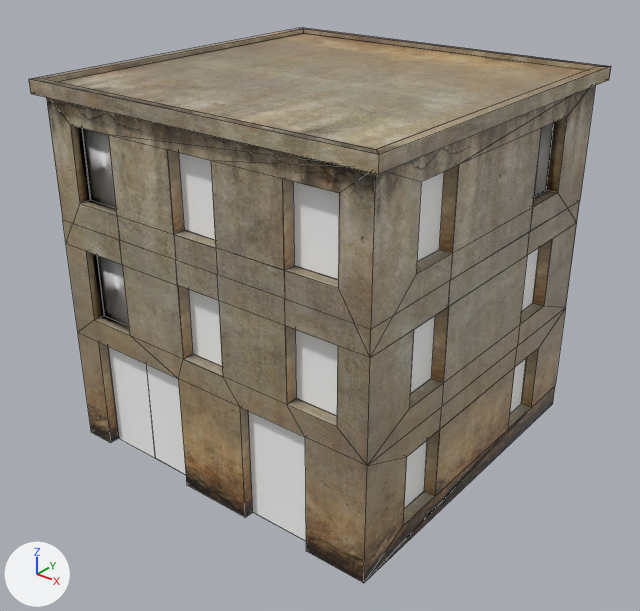
The FBX model Assets/Models/Buildings/BuildingJ_Parts.fbx as it was, and as the next commit left it.
The view is the same before and after, from a camera (50 mm lens) standing at (-10.2, -2.33, 10.66) and looking at (-20.19, 10.15, 2.92). Every picture has the same lights, and +X, +Y and +Z are marked at lower left. The picture after the commit comes second. Mesh edges are drawn as thin lines. Where no turn or scale is listed for an object, it has been applied to the vertices. Vertices at exactly the same position are counted once.

Before the edit, the objects in view are built like this:
```python
ob_buildingj_floor2 = bpy.data.objects.new('BuildingJ_Floor2', me_mesh_046)
ob_buildingj_floor2.location = (0.0, 0.0, 0.0)
ob_buildingj_floor2_window2 = bpy.data.objects.new('BuildingJ_Floor2_Window2', me_mesh_049)
ob_buildingj_floor2_window2.location = (0.0, 0.0, 0.0)
ob_buildingj_floor3 = bpy.data.objects.new('BuildingJ_Floor3', me_mesh_054)
ob_buildingj_floor3.location = (0.0, 0.0, 0.0)
ob_buildingj_floor3_window2 = bpy.data.objects.new('BuildingJ_Floor3_Window2', me_mesh_059)
ob_buildingj_floor3_window2.location = (0.0, 0.0, 0.0)
ob_buildingj_floor3_window4 = bpy.data.objects.new('BuildingJ_Floor3_Window4', me_mesh_061)
ob_buildingj_floor3_window4.location = (0.0, 0.0, 0.0)
# me_mesh_046
# before: 0 (-23.88, 14.15, 2.4), 1 (-16.71, 14.15, 2.4) at pixel (565, 307), 2 (-23.88, 6.98, 2.4) at pixel (77, 332), 3 (-16.71, 6.98, 2.4) at pixel (367, 465), 8 (-19.41, 6.98, 2.4) at pixel (240, 407)
# before: 9 (-17.96, 6.98, 2.4) at pixel (305, 437), 10 (-23.24, 6.98, 2.4) at pixel (98, 341), 11 (-20.96, 6.98, 2.4) at pixel (178, 378), 20 (-19.8, 6.98, 4.32) at pixel (218, 300), 21 (-20.79, 6.98, 4.32) at pixel (177, 285)
# before: 22 (-20.79, 6.98, 2.87) at pixel (183, 358), 23 (-19.8, 6.98, 2.87) at pixel (222, 376), 58 (-16.71, 9.17, 2.4) at pixel (441, 406), 59 (-16.71, 11.96, 2.4) at pixel (517, 346), 60 (-23.88, 14.15, 2.4)
# before: 61 (-16.71, 14.15, 2.4) at pixel (565, 307), 62 (-23.88, 6.99, 2.4) at pixel (77, 332), 63 (-16.71, 6.99, 2.4) at pixel (367, 465), 68 (-19.41, 6.99, 2.4) at pixel (240, 407), 69 (-17.96, 6.99, 2.4) at pixel (305, 437)
# before: 70 (-23.24, 6.99, 2.4) at pixel (98, 341), 71 (-20.96, 6.99, 2.4) at pixel (178, 378), 80 (-19.8, 6.99, 4.32) at pixel (218, 300), 81 (-20.79, 6.99, 4.32) at pixel (177, 285), 82 (-20.79, 6.99, 2.87) at pixel (183, 358)
# before: 83 (-19.8, 6.99, 2.87) at pixel (222, 376), 118 (-16.72, 9.17, 2.4) at pixel (441, 406), 119 (-16.72, 11.96, 2.4) at pixel (517, 346)
# me_mesh_054
# before: 12 (-19.8, 6.98, 6.7) at pixel (210, 160), 13 (-20.79, 6.98, 6.7) at pixel (167, 149), 14 (-20.79, 6.98, 5.26) at pixel (173, 234), 15 (-19.8, 6.98, 5.26) at pixel (215, 247), 70 (-19.8, 6.99, 6.7) at pixel (210, 160)
# before: 71 (-20.79, 6.99, 6.7) at pixel (167, 149), 72 (-20.79, 6.99, 5.26) at pixel (173, 234), 73 (-19.8, 6.99, 5.26) at pixel (215, 247)
# also in view: 'BuildingJ_Floor1_Door1' at (-22.1, 7.09, 1.21); 'BuildingJ_Floor2_Window4' at (-16.84, 8.65, 3.59); 'BuildingJ_Floor3_Window3' at (-17.83, 7.11, 5.98); 'BuildingJ_Floor2_Window3' at (-17.83, 7.11, 3.59); 'BuildingJ_Floor2_Window1' at (-22.76, 7.11, 3.59)
```
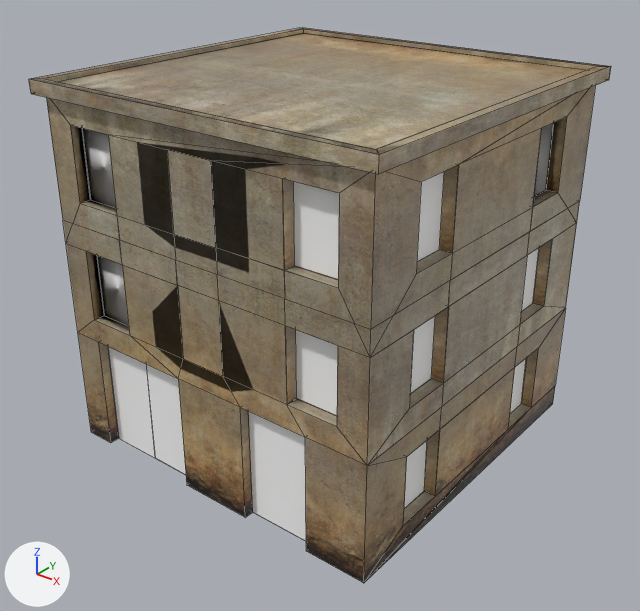
What changed in the scene script:
```text
Change me_mesh_046:
    where me_mesh_046.from_pydata(...)  # 120 vertices, 130 faces; spans x -23.88..-16.71, y 6.98..14.15, z 2.4..4.79
    used by ob_buildingj_floor2; location = (0.0, 0.0, 0.0)
    verts and faces of me_mesh_046; kept vertices keep their numbers, new ones are numbered from 120
    me_mesh_046 part 1
    add delete_faces([(0, 1, 59, 58, 3, 9, 8, 11, 10, 2), (60, 62, 70, 71, 68, 69, 63, 118, 119, 61)])
    add faces += [(20, 23, 22, 21, 81, 80), (80, 81, 82, 83)]
    me_mesh_046 part 2: 128 kept faces spanning x -23.88..-16.71, y 6.98..14.15, z 2.4..4.79 get new texture (UV) coordinates
Change me_mesh_054:
    used by ob_buildingj_floor3; location = (0.0, 0.0, 0.0)
    verts and faces of me_mesh_054; kept vertices keep their numbers, new ones are numbered from 116
    remove me_mesh_054.from_pydata(...)  # 116 vertices, 126 faces; spans x -23.88..-16.71, y 6.98..14.15, z 4.79..7.18
    add me_mesh_054.from_pydata(...)  # 116 vertices, 128 faces; spans x -23.88..-16.71, y 6.98..14.15, z 4.79..7.18
    me_mesh_054 part 3
    add faces += [(12, 15, 14, 13), (70, 71, 72, 73)]
    me_mesh_054 part 4: 126 kept faces spanning x -23.88..-16.71, y 6.98..14.15, z 4.79..7.18 get new texture (UV) coordinates
Remove ob_buildingj_floor2_window2:
    ob_buildingj_floor2_window2 = bpy.data.objects.new('BuildingJ_Floor2_Window2', me_mesh_049)
    ob_buildingj_floor2_window2.location = (0.0, 0.0, 0.0)
Remove ob_buildingj_floor3_window2:
    ob_buildingj_floor3_window2 = bpy.data.objects.new('BuildingJ_Floor3_Window2', me_mesh_059)
    ob_buildingj_floor3_window2.location = (0.0, 0.0, 0.0)
```

Pixel boxes (x1, y1, x2, y2) of what changed, in the pictures (640 x 611 px; the box of a moved part takes in the faces that stretch with it):
'BuildingJ_Floor3_Window2', deleted: before (167, 150, 216, 248)
    faces in mat_window10 (its picture is missing): (179, 153, 215, 240)
    faces in mat_lambert6 (picture img_wallb_tga): (167, 150, 216, 248)
'BuildingJ_Floor2_Window2', deleted: before (178, 286, 223, 376)
    faces in mat_window10 (its picture is missing): (188, 290, 222, 366)
    faces in mat_lambert6 (picture img_wallb_tga): (178, 286, 223, 376)
part 1 of me_mesh_046, moved or reshaped (not visible before): after (177, 285, 223, 376)
part 2 of me_mesh_046, surface changed: (63, 201, 580, 465) in both
part 3 of me_mesh_054, added (brown): after (167, 150, 216, 248)
part 4 of me_mesh_054, surface changed: (46, 86, 595, 329) in both
